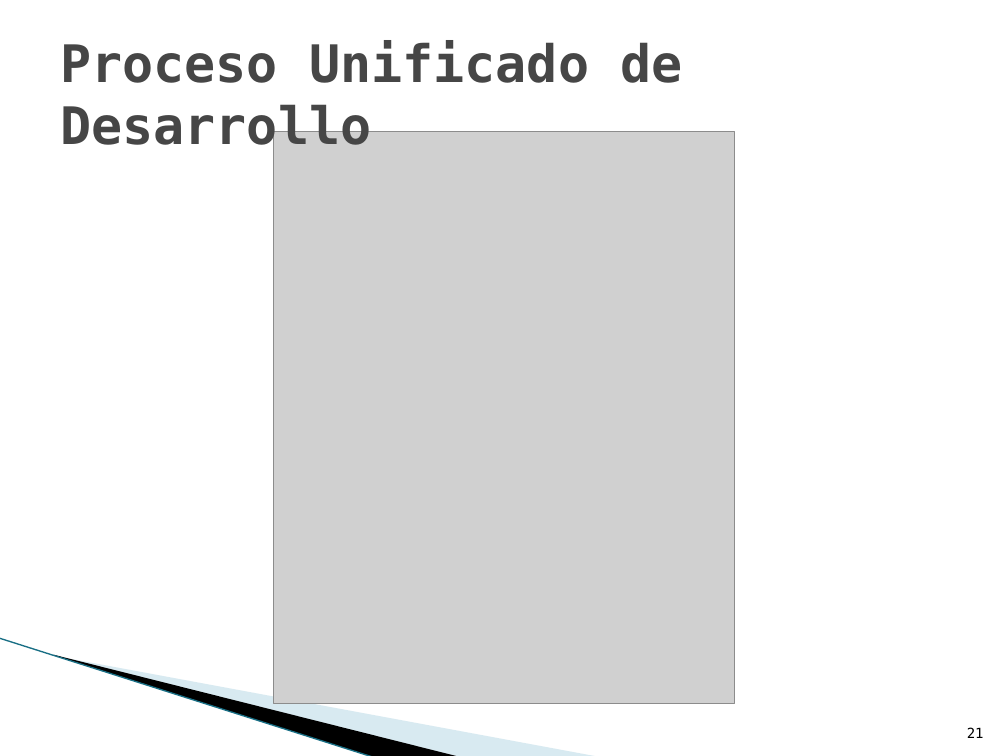
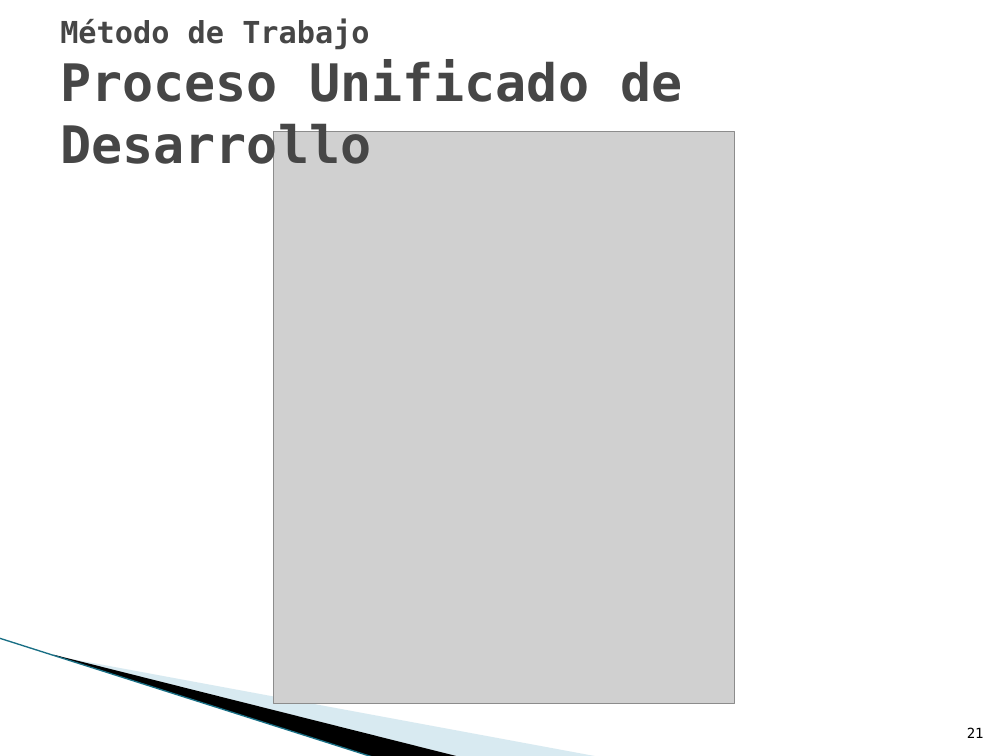
Before and after one commit to txedo/uclm-esi-alarcos, a slide deck: slide 21 of presentation/presentation.pptx. Drawn at 1008x756 pixels with LibreOffice and Linux fonts; fonts in the diff are those of the drawing; grey boxes stand for pictures; background and template pictures are left out. Boxes give left, top, right and bottom in pixels: in the first picture for what was removed or moved away, otherwise in the second. Text is boxed around its words. In the diff, an @@ line names an element or a change of style, - is before the commit and + after.

```diff
--- a/presentation/presentation.pptx
+++ b/presentation/presentation.pptx
@@ title at bbox=[60, 18, 682, 173]: text changed @@
-Proceso Unificado de Desarrollo
+Método de Trabajo
+Proceso Unificado de Desarrollo
```
Also in this commit, not shown: 21 other slides changed.
